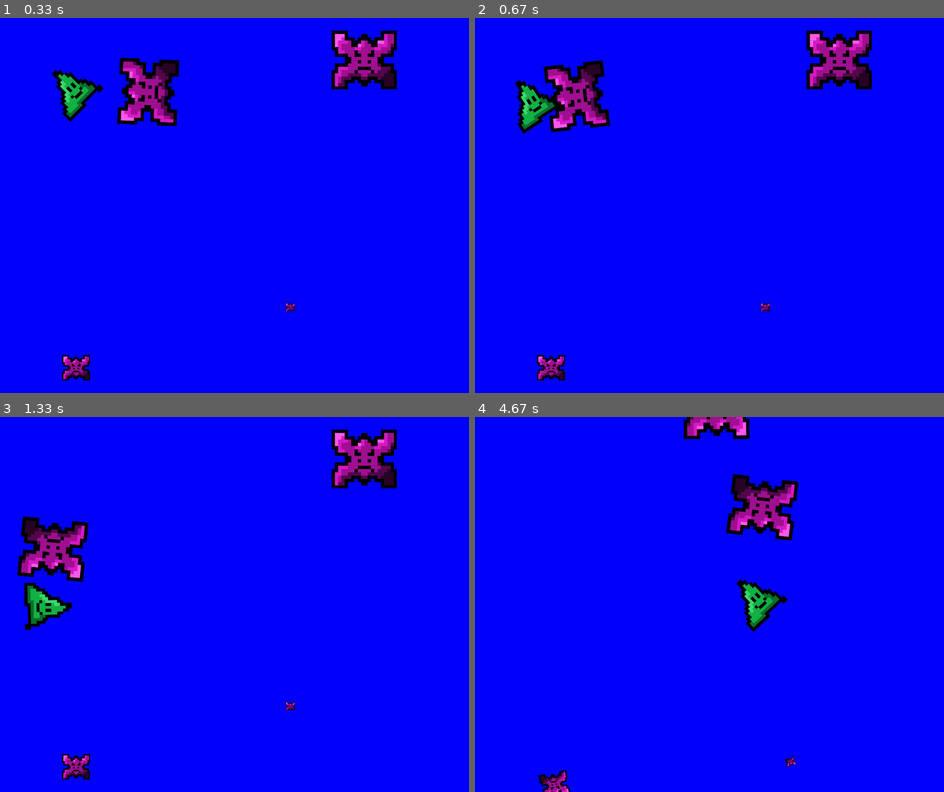
Above: before the commit, frames 1-4 (two rows, left to right).
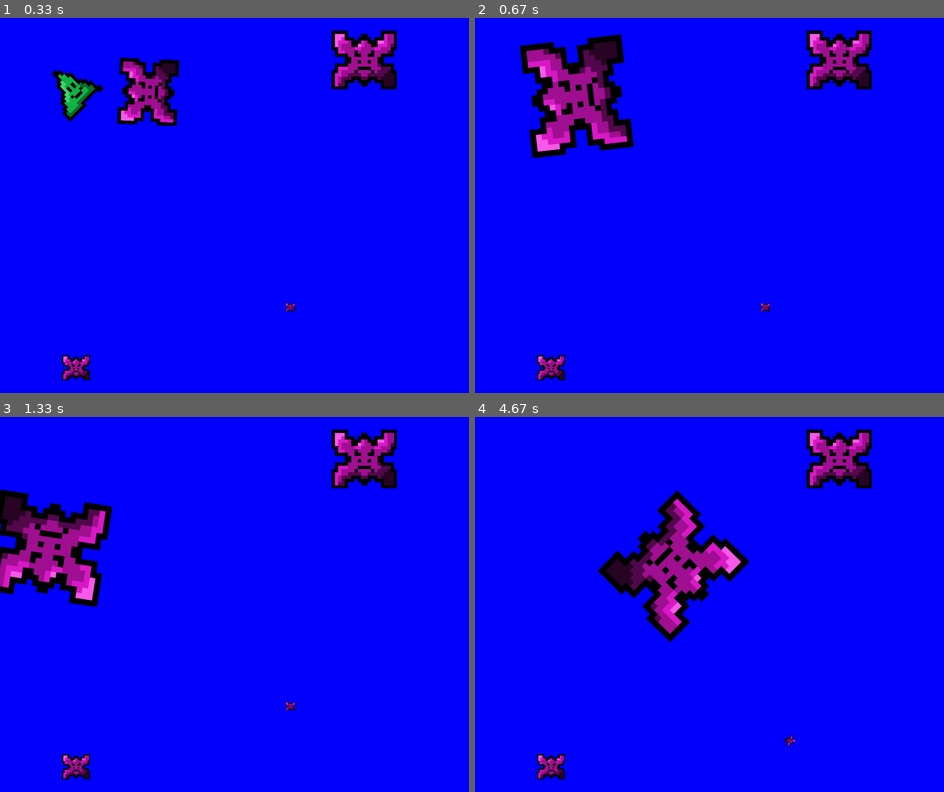
Above: after the commit, the same moments.

Repository: q14tstratford/Absorber-Game
Game: pygame game, started from Absorbin'_Time.py
Same seed, same stepped clock (60 frames per second), same inputs: the game is played once before the commit and once after it.
Inputs (mouse positions are in pixels of both pictures, inside the frame that each line leads up to):
- Up to frame 1 (0.33 s): no input
- Up to frame 2 (0.67 s): type "ann" at 0.33 s
- Up to frame 3 (1.33 s): tap Enter at 0.67 s; hold D from 0.88 s (still down); move the mouse to (384, 593) at 0.92 s
- Up to frame 4 (4.67 s): release D at 1.35 s; hold W 1.43-1.73 s; move the mouse to (596, 608) at 1.47 s; hold D 1.77-2.23 s; move the mouse to (564, 548) at 1.8 s; hold A 2.27-2.8 s; move the mouse to (779, 473) at 2.3 s; type "a" at 3.17 s; tap Enter at 3.3 s; hold A 3.6-4 s; move the mouse to (540, 593) at 3.63 s; hold W 4.03-4.4 s; move the mouse to (714, 645) at 4.07 s; hold D from 4.43 s (still down); move the mouse to (695, 540) at 4.47 s

Frame 1 is identical in both runs. In frame 2, 5.4% of the frame differs, in the area x 8-34%, y 4-38%; in frame 3, 5.3%; in frame 4, 11%, in the area x 13-85%, y 0-100%.

Commit message:
Add files via upload

Diff:
--- a/Absorbin'_Time.py
+++ b/Absorbin'_Time.py
@@ -23,11 +23,14 @@
             elif touching(creature1.sprite,creature2.sprite):
                 if creature1.size > creature2.size :
                     print("{} eats {}".format(creature1,creature2))
+                    allCreatures.remove(creature2)
+                    creature1.size+=creature2.Die()
+
                 elif creature1.size <= creature2.size :
                     print("{} eats {}".format(creature2,creature1))
+                    allCreatures.remove(creature1)
+                    creature2.size+=creature1.Die()
 
-def findNearest():
-    pass
 
 #Classes
 
@@ -80,6 +83,9 @@
         self.y += yspeed
         moveSprite(self.sprite, self.x, self.y, centre=True)
 
+    def Die(self):
+        hideSprite(self.sprite)
+        return self.size
 
 class Enemy(Creature):
     def move(self):
@@ -107,6 +113,8 @@
         self.x += xspeed
         self.y += yspeed
         moveSprite(self.sprite, self.x, self.y, centre=True)
+
+
 #Creatures
 
 Player=Creature(150,150,0.5,"Kevin.png")
